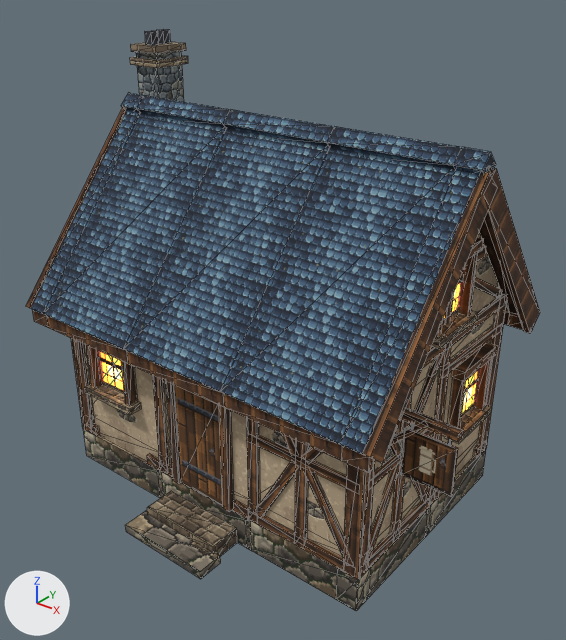
Two versions of the glTF model Oxygen/project/Assets/MedievalVillage/Models/MV_House_A.glb, one commit apart.
Camera for both pictures: a camera (50 mm lens) standing at (7.49, -7.3, 8.77) and looking at (0.34, 1.64, 3.23). Lighting does not change. The marker at lower left points along +X, +Y and +Z. The older version comes first. Mesh edges are drawn as thin lines. Where no turn or scale is listed for an object, it has been applied to the vertices. Vertices at exactly the same position are counted once.
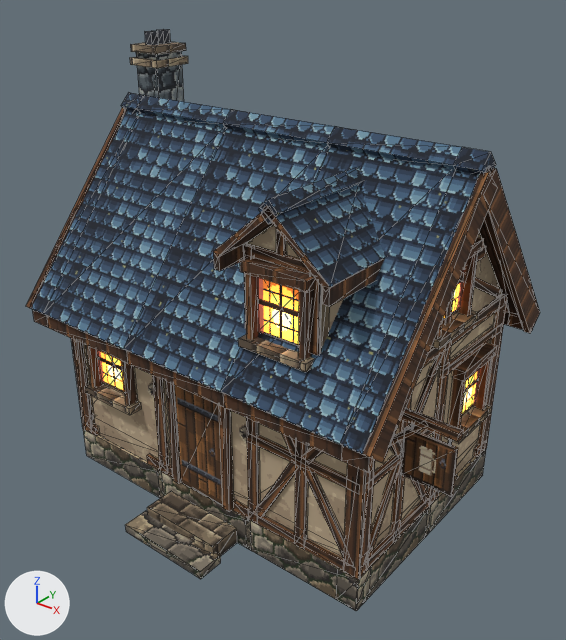
What the commit changed:
Picture 'MV_Wood_DarkBeam' (img_mv_wood_darkbeam) is now built by load_image('MV_Wood_DarkBeam', '_unpacked/MV_Wood_DarkBeam', 16, 128, 'sRGB') instead of load_image('MV_Wood_DarkBeam', '_unpacked/MV_Wood_DarkBeam', 16, 64, 'sRGB').
Picture 'MV_Stone_Cut' (img_mv_stone_cut) is now built by load_image('MV_Stone_Cut', '_unpacked/MV_Stone_Cut', 128, 128, 'sRGB') instead of load_image('MV_Stone_Cut', '_unpacked/MV_Stone_Cut', 64, 64, 'sRGB').
Picture 'MV_Roof_SlateDark' (img_mv_roof_slatedark) is now built by load_image('MV_Roof_SlateDark', '_unpacked/MV_Roof_SlateDark', 128, 96, 'sRGB') instead of load_image('MV_Roof_SlateDark', '_unpacked/MV_Roof_SlateDark', 64, 48, 'sRGB').
Picture 'MV_Plaster_Warm' (img_mv_plaster_warm) is now built by load_image('MV_Plaster_Warm', '_unpacked/MV_Plaster_Warm', 128, 128, 'sRGB') instead of load_image('MV_Plaster_Warm', '_unpacked/MV_Plaster_Warm', 64, 64, 'sRGB').
me_mv_roof_gable_2m_a has 40 vertices, 60 faces and spans x 0.0..2.0, y -0.57..4.57, z -0.72..2.77.
me_mv_roof_gable_2m_a is used by ob_mv_roof_gable_2m_a_mv_house_a; parent ob_mv_house_a; location (-3.0, 0.0, 3.6).
me_mv_roof_gable_2m_a part 1: texture (UV) coordinates of 60 of 60 faces, centred in x 0.0..2.0, y -0.53..4.53, z -0.72..2.7, changed; they spanned u -7.86..7.86, v -1.97..2.62 and now span u -7.86..7.86, v -0.98..1.31.
me_mv_roof_gableend_a has 56 vertices, 84 faces and spans x -0.46..0.0, y -0.6..4.6, z -0.72..2.77.
me_mv_roof_gableend_a is used by ob_mv_roof_gableend_a_mv_house_a; parent ob_mv_house_a; location (-3.0, 0.0, 3.6).
me_mv_roof_gableend_a part 2: texture (UV) coordinates of 84 of 84 faces, centred in x -0.46..0.0, y -0.53..4.53, z -0.72..2.7, changed; they spanned u -7.86..7.86, v -1.97..2.62 and now span u -7.86..7.86, v -0.98..1.31.
me_mv_window_small_a has 46 vertices, 72 faces and spans x -0.58..0.58, y -0.24..0.02, z -0.2..1.06.
me_mv_window_small_a is used by ob_mv_window_small_a_mv_house_a; parent ob_mv_house_a; location (-2.0, 0.0, 1.85).
me_mv_window_small_a part 3: texture (UV) coordinates of 60 of 72 faces, centred in x -0.58..0.58, y -0.24..0.02, z -0.2..1.06, changed; they spanned u -1.1..1.1, v -0.12..0.53 and now span u -1.1..1.1, v -0.06..0.26.
Mesh me_mv_dormer_slate_a is new.
It has 90 vertices, 150 faces and spans x -0.95..0.95, y -0.23..1.9, z 0.06..2.34.
Faces by material slot: [42, 92, 16].
It uses material mat_mat_plaster_warm.
It uses material mat_mat_wood_darkbeam.
It uses material mat_mat_roof_slatedark.
Object 'MV_Window_Small_A.MV_House_A' (ob_mv_window_small_a_mv_house_a) moves from (-2.0, 0.0, 1.85) to (1.6, 0.045, 3.929).
Object 'MV_Dormer_Slate_A.MV_House_A' (ob_mv_dormer_slate_a_mv_house_a) is new; it shows me_mv_dormer_slate_a.
Its location is (1.6, 0.0, 3.6).

Location of each change, [x1, y1, x2, y2] in pixels of the pictures (566 x 640 px):
'MV_Roof_Gable_2m_A.MV_House_A.002', surface changed
    both: [220, 126, 462, 459]
'MV_Roof_Gable_2m_A.MV_House_A.001', surface changed
    both: [124, 109, 335, 407]
'MV_Roof_Gable_2m_A.MV_House_A', surface changed
    both: [43, 95, 231, 363]
'MV_Roof_GableEnd_A.MV_House_A.001', surface changed
    both: [340, 147, 521, 473]
'MV_Dormer_Slate_A.MV_House_A', added
    after: [213, 166, 385, 355]
'MV_Wall_Timber_2m_A.MV_House_A', surface changed
    both: [246, 418, 348, 571]
'MV_Window_Small_A.MV_House_A', surface changed, moved
    before: [85, 345, 141, 415]
    after: [238, 257, 315, 372]
'MV_Window_Small_A.MV_House_A.001', surface changed
    both: [85, 344, 497, 444]
'MV_Roof_GableEnd_A.MV_House_A', surface changed
    both: [27, 93, 144, 328]
'MV_Window_Small_A.MV_House_A.002', surface changed
    both: [432, 246, 497, 444]
'MV_Chimney_Stone_A.MV_House_A', surface changed
    both: [130, 42, 188, 101]
'MV_Window_Small_A.MV_House_A.003', now drawn (brown)
    after: [432, 237, 484, 349]
'MV_Wall_Timber_2m_A.MV_House_A.006', surface changed
    both: [84, 346, 94, 417]
part 1 of me_mv_roof_gable_2m_a, surface changed
    both: [43, 95, 462, 460]
part 2 of me_mv_roof_gableend_a, surface changed
    both: [27, 93, 521, 473]
part 3 of me_mv_window_small_a, surface changed
    both: [85, 244, 497, 444]
